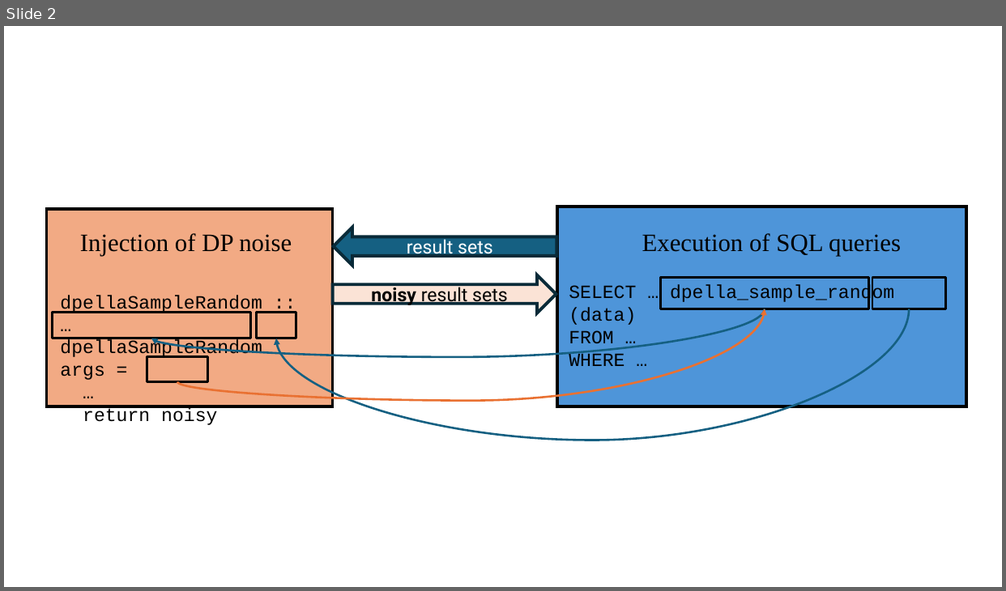
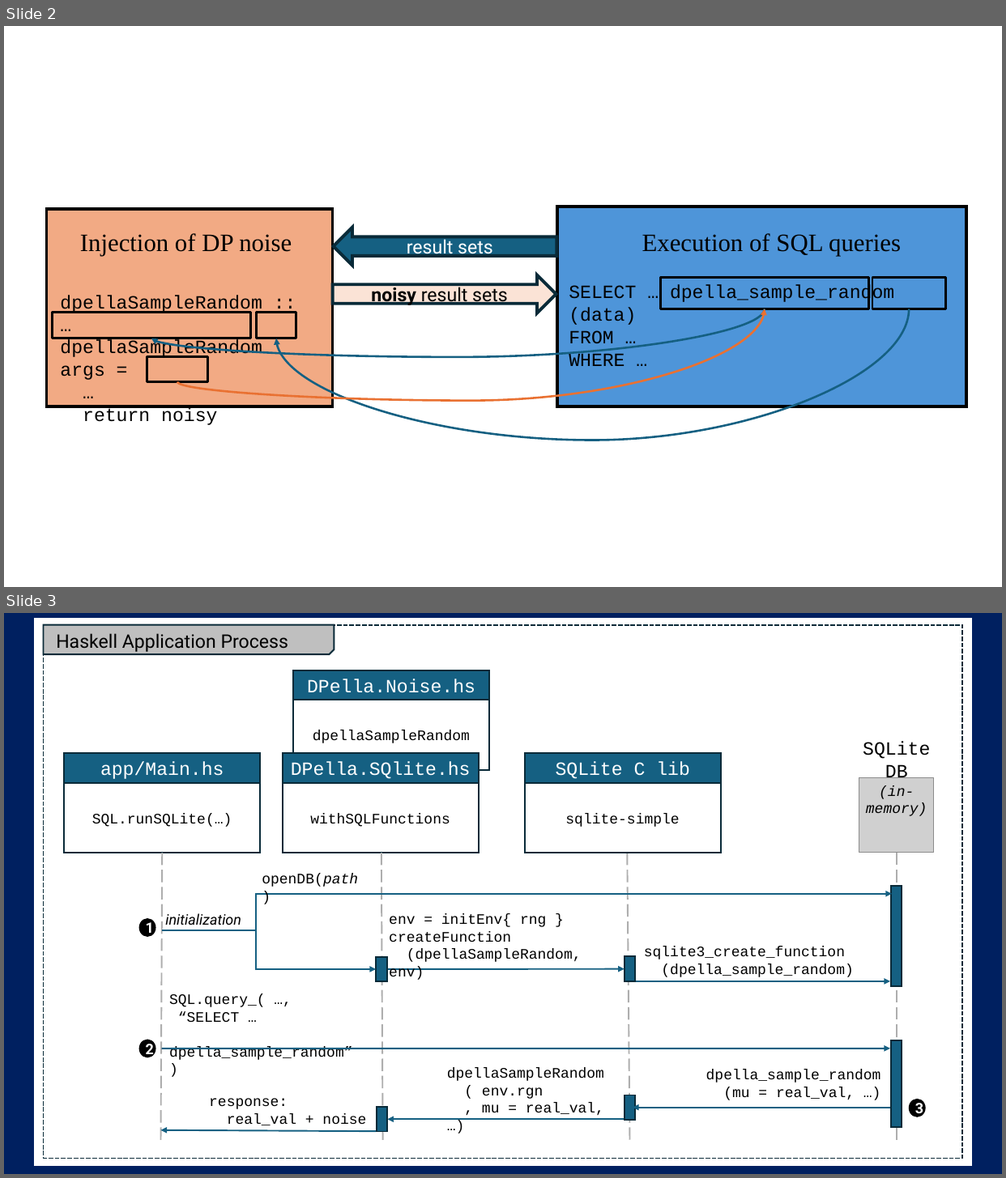
Before and after one commit to dpella/interop-example, a slide deck: fig/NGI Sargasso Images.pptx. Shown one above the other, each under a label of ours: slide 2 before the commit, slides 2 and 3 after it. The pictures are 1006x591 and 1006x1178 pixels, drawn with LibreOffice and Linux fonts; fonts in the diff are those of the drawing; grey boxes stand for pictures. Boxes give left, top, right and bottom in pixels: in the first picture for what was removed or moved away, otherwise in the second. Text is boxed around its words. In the diff, an @@ line names an element or a change of style, - is before the commit and + after.

```diff
--- a/fig/NGI Sargasso Images.pptx
+++ b/fig/NGI Sargasso Images.pptx
@@ slide 3 added at bbox=[4, 613, 1002, 1174], background #002060 @@
@@ group added at bbox=[35, 618, 971, 1165]: 16 rectangles, 10 texts, 6 arrows, 4 lines, 3 ellipses, 2 elbow arrows, 1 snip rect, 1 picture @@
+Haskell Application Process
+dpellaSampleRandom
+DPella.Noise.hs
+SQL.runSQLite(…)
+withSQLFunctions
+app/Main.hs
+DPella.SQlite.hs
+SQLite DB
+(in-memory)
+initialization
+env = initEnv{ rng }
+createFunction
+(dpellaSampleRandom, env)
+sqlite-simple
+SQLite C lib
+sqlite3_create_function
+(dpella_sample_random)
+SQL.query_( …,
+“SELECT …
+dpella_sample_random”)
+dpella_sample_random
+(mu = real_val, …)
+dpellaSampleRandom
+( env.rgn
+, mu = real_val, …)
+response:
+real_val + noise
+1
+2
+3
+openDB(path)
```
Also in this commit, not shown: 2 other slides added, 1 other file.
